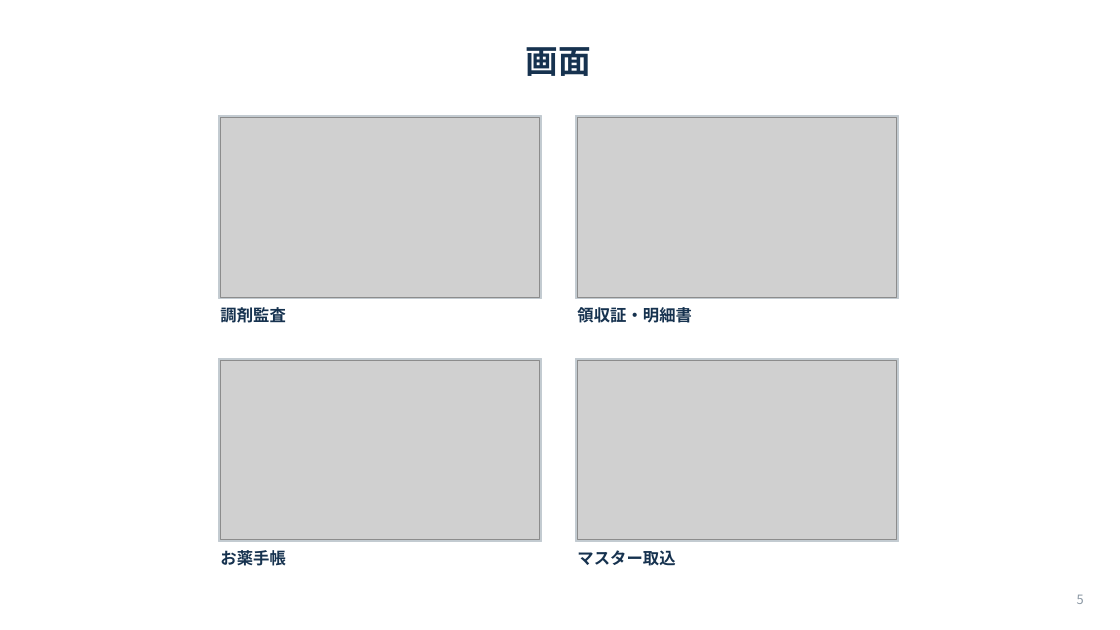
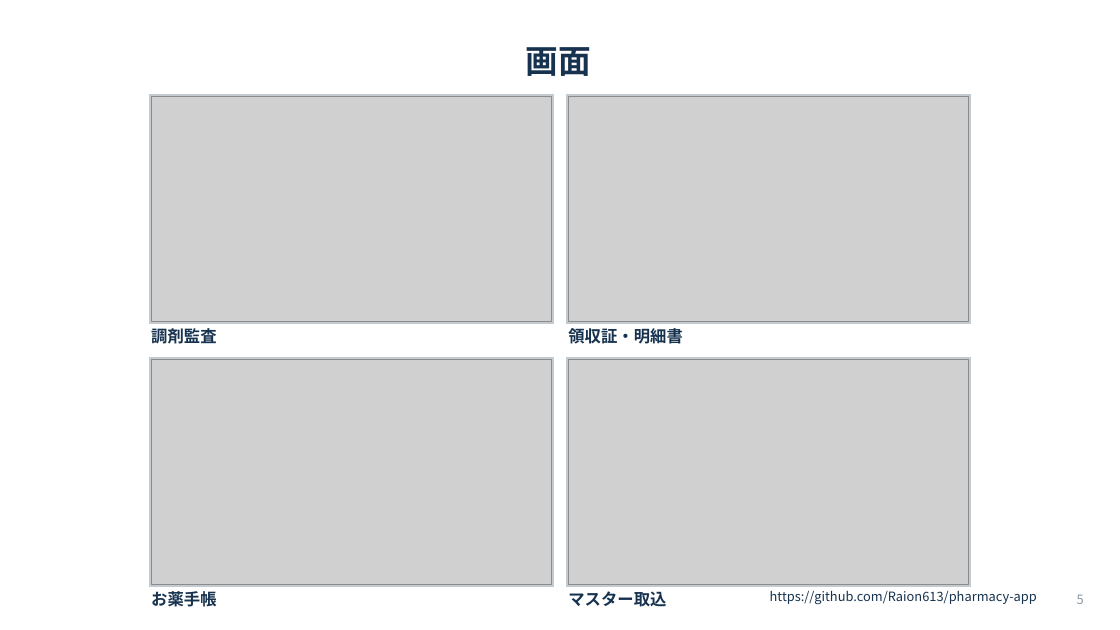
Before and after one commit to Raion613/pharmacy-app, a slide deck: slide 5 of docs/紹介資料.pptx. Drawn at 1120x630 pixels with LibreOffice and Linux fonts; fonts in the diff are those of the drawing; grey boxes stand for pictures. Boxes give left, top, right and bottom in pixels: in the first picture for what was removed or moved away, otherwise in the second. Text is boxed around its words. In the diff, an @@ line names an element or a change of style, - is before the commit and + after.

```diff
--- a/docs/紹介資料.pptx
+++ b/docs/紹介資料.pptx
@@ rectangle: place and size @@
-rectangle at bbox=[218, 116, 541, 299]
+rectangle at bbox=[150, 95, 554, 323]
@@ picture: place and size @@
-picture at bbox=[220, 118, 539, 297]
+picture at bbox=[151, 97, 552, 322]
@@ rectangle: place and size @@
-rectangle at bbox=[576, 116, 899, 299]
+rectangle at bbox=[567, 95, 971, 323]
@@ picture: place and size @@
-picture at bbox=[578, 118, 897, 297]
+picture at bbox=[569, 97, 970, 322]
@@ text "調剤監査": place and size @@
-text "調剤監査" at bbox=[220, 305, 285, 327]
+text "調剤監査" at bbox=[151, 325, 216, 347]
@@ text "領収証・明細書": place and size @@
-text "領収証・明細書" at bbox=[577, 307, 691, 323]
+text "領収証・明細書" at bbox=[568, 328, 682, 344]
@@ rectangle: place and size @@
-rectangle at bbox=[218, 359, 541, 542]
+rectangle at bbox=[150, 358, 554, 586]
@@ rectangle: place and size @@
-rectangle at bbox=[576, 359, 899, 542]
+rectangle at bbox=[567, 358, 971, 586]
@@ picture: place and size @@
-picture at bbox=[220, 360, 539, 540]
+picture at bbox=[151, 360, 552, 585]
@@ picture: place and size @@
-picture at bbox=[578, 360, 897, 540]
+picture at bbox=[569, 360, 970, 585]
@@ text "お薬手帳": place and size @@
-text "お薬手帳" at bbox=[220, 550, 285, 566]
+text "お薬手帳" at bbox=[151, 591, 216, 607]
@@ text "マスター取込": place and size @@
-text "マスター取込" at bbox=[577, 550, 675, 566]
+text "マスター取込" at bbox=[568, 591, 666, 607]
@@ text added at bbox=[770, 590, 1037, 604], 11 pt, text #16324F @@
+https://github.com/Raion613/pharmacy-app
```
Also in this commit, not shown: 2 other slides changed.
